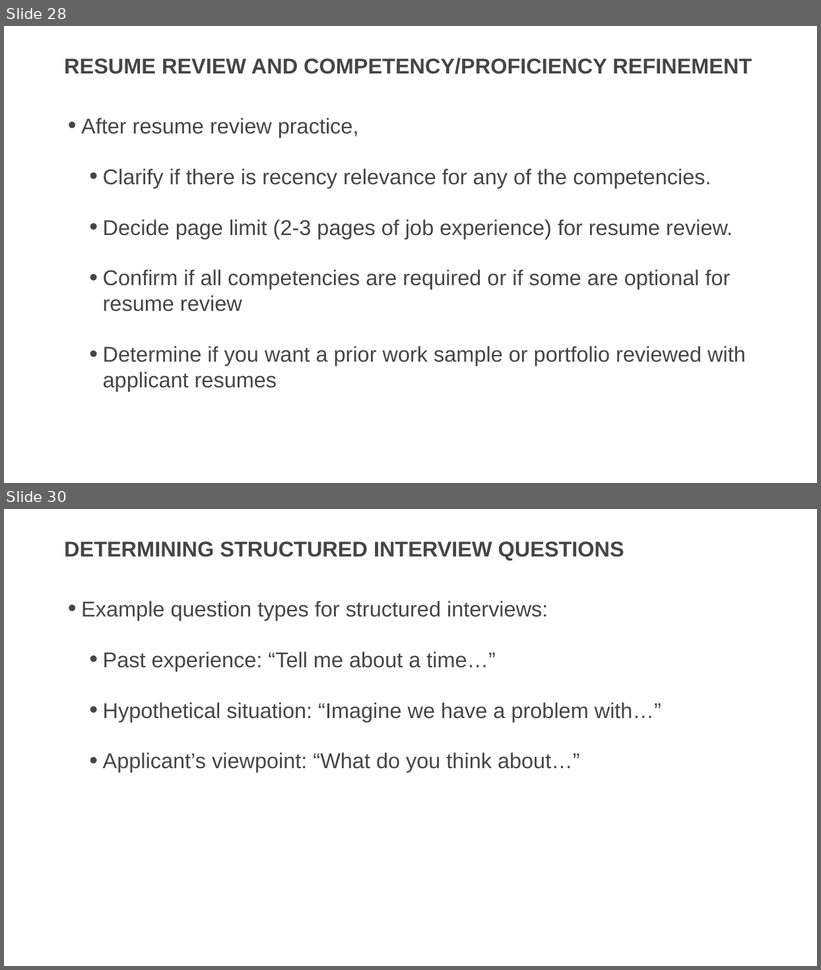
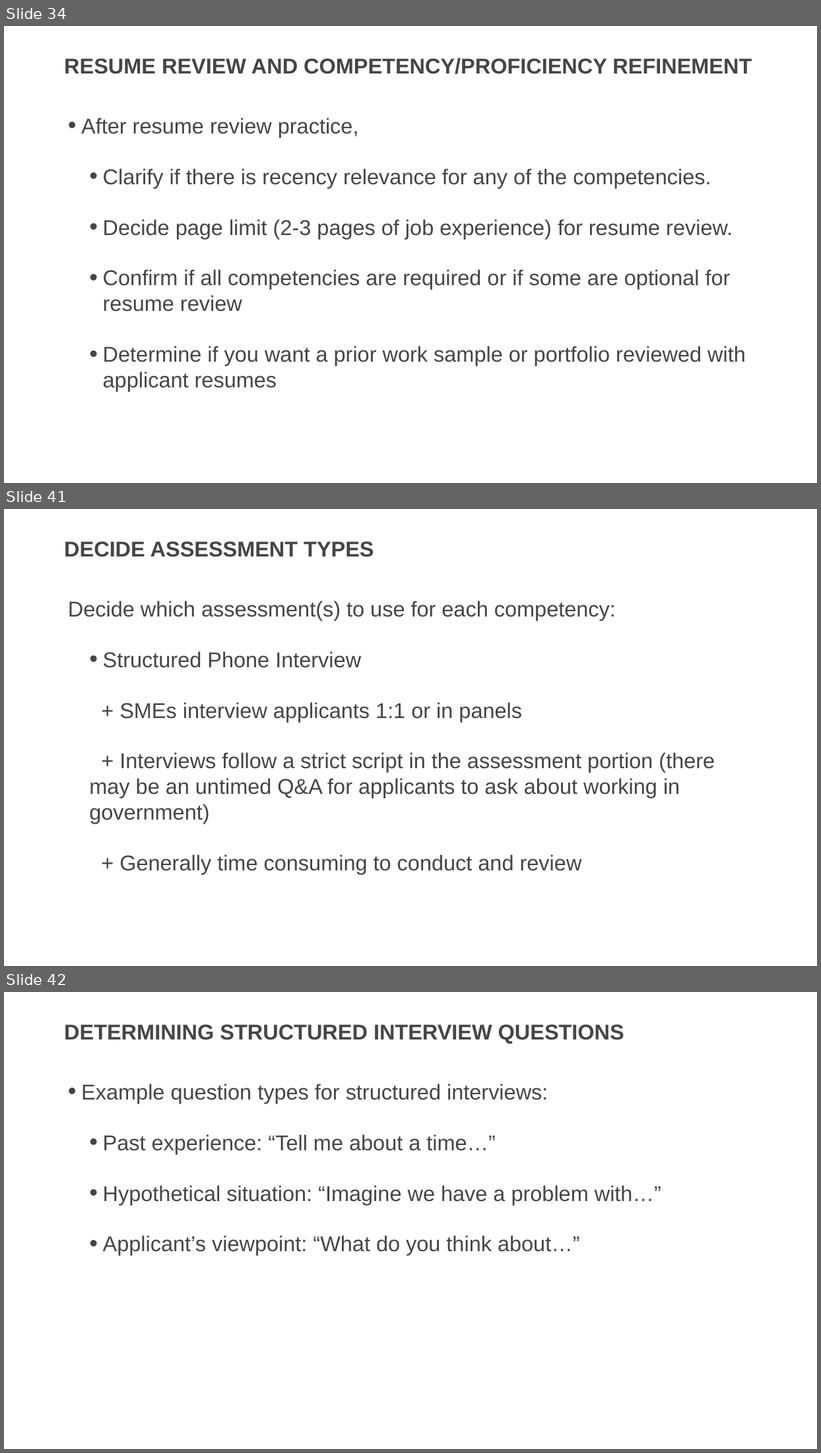
Before and after one commit to usds/SME-QA-Website, a slide deck: toolkit/job-analysis/job-analysis-presentation.pptx. Shown one above the other, each under a label of ours: slides 28 and 30 before the commit, slides 34, 41 and 42 after it; the slides between them are not shown. The pictures are 821x970 and 821x1453 pixels, drawn with LibreOffice and Linux fonts; fonts in the diff are those of the drawing. Boxes give left, top, right and bottom in pixels: in the first picture for what was removed or moved away, otherwise in the second. Text is boxed around its words. In the diff, an @@ line names an element or a change of style, - is before the commit and + after.

```diff
--- a/toolkit/job-analysis/job-analysis-presentation.pptx
+++ b/toolkit/job-analysis/job-analysis-presentation.pptx
@@ slide 41 added at <box>4,509,817,966</box>, background #FFFFFF @@
@@ title added at <box>64,541,374,557</box>, 36 pt, text #454545, bold @@
+DECIDE ASSESSMENT TYPES
@@ text added at <box>68,601,715,875</box>, 36 pt, text #454545 @@
+Decide which assessment(s) to use for each competency:
+  • Structured Phone Interview
+  + SMEs interview applicants 1:1 or in panels
+  + Interviews follow a strict script in the assessment portion (there may be an untimed Q&A for applicants to ask about working in government)
+  + Generally time consuming to conduct and review
@@ what was slide 28 is now slide 34 @@
@@ what was slide 30 is now slide 42 @@
```
Also in this commit, not shown: 6 slides changed, 13 other slides added.
